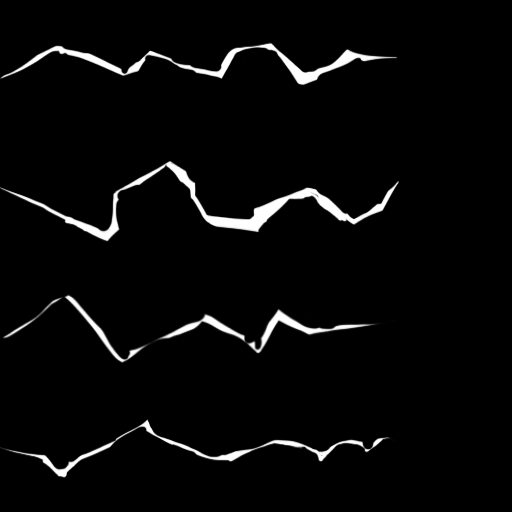
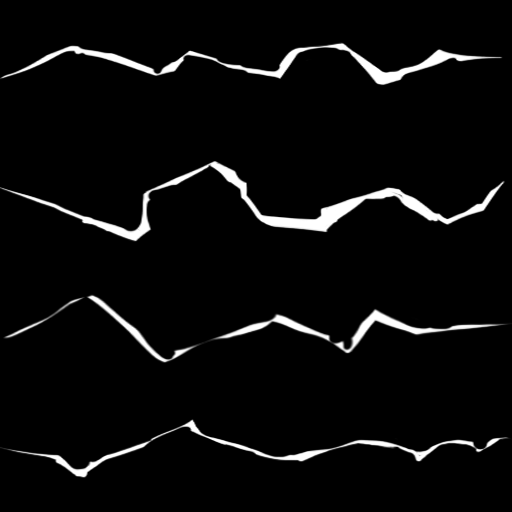
The second w=512, h=512 image is a revision of the first. Changes to its layers:
painted on "Layer 1" over [1, 42, 512, 478]
